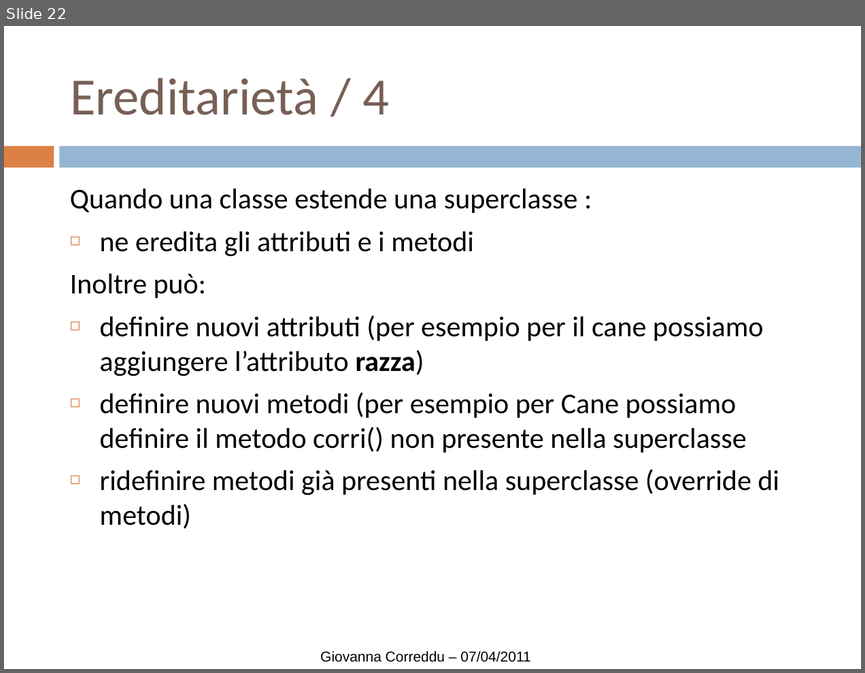
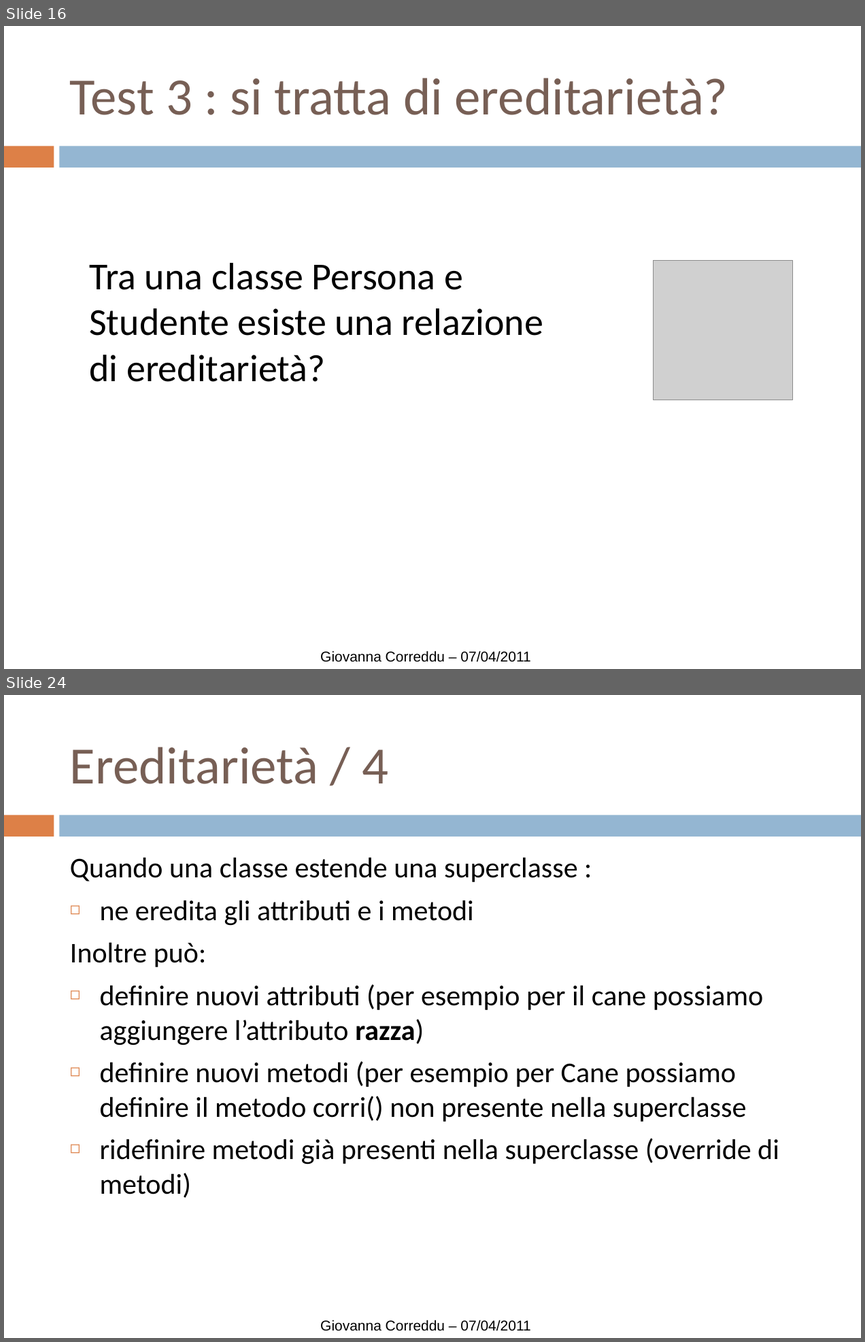
Before and after one commit to piffy/ereditarieta-java, a slide deck: slides/principidellaoop-ereditariet-110410103523-phpapp01.ppt. Shown one above the other, each under a label of ours: slide 22 before the commit, slides 16 and 24 after it; the slides between them are not shown. The pictures are 865x673 and 865x1342 pixels, drawn with LibreOffice and Linux fonts; fonts in the diff are those of the drawing; grey boxes stand for pictures. Boxes give left, top, right and bottom in pixels: in the first picture for what was removed or moved away, otherwise in the second. Text is boxed around its words. In the diff, an @@ line names an element or a change of style, - is before the commit and + after.

```diff
--- a/slides/principidellaoop-ereditariet-110410103523-phpapp01.ppt
+++ b/slides/principidellaoop-ereditariet-110410103523-phpapp01.ppt
@@ slide 16 added at bbox=[4, 26, 861, 669], background #FFFFFF; not listed: 3 template elements that a slide beside it also shows @@
@@ text added at bbox=[70, 78, 728, 115], 44 pt, text #775F55 @@
+Test 3 : si tratta di ereditarietà?
@@ text added at bbox=[89, 263, 543, 382], 32 pt, text #000000 @@
+Tra una classe Persona e Studente esiste una relazione di ereditarietà?
@@ picture added at bbox=[653, 260, 793, 399] @@
@@ what was slide 22 is now slide 24 @@
```
Also in this commit, not shown: 19 slides changed, 1 other slide added, 8 other files.
